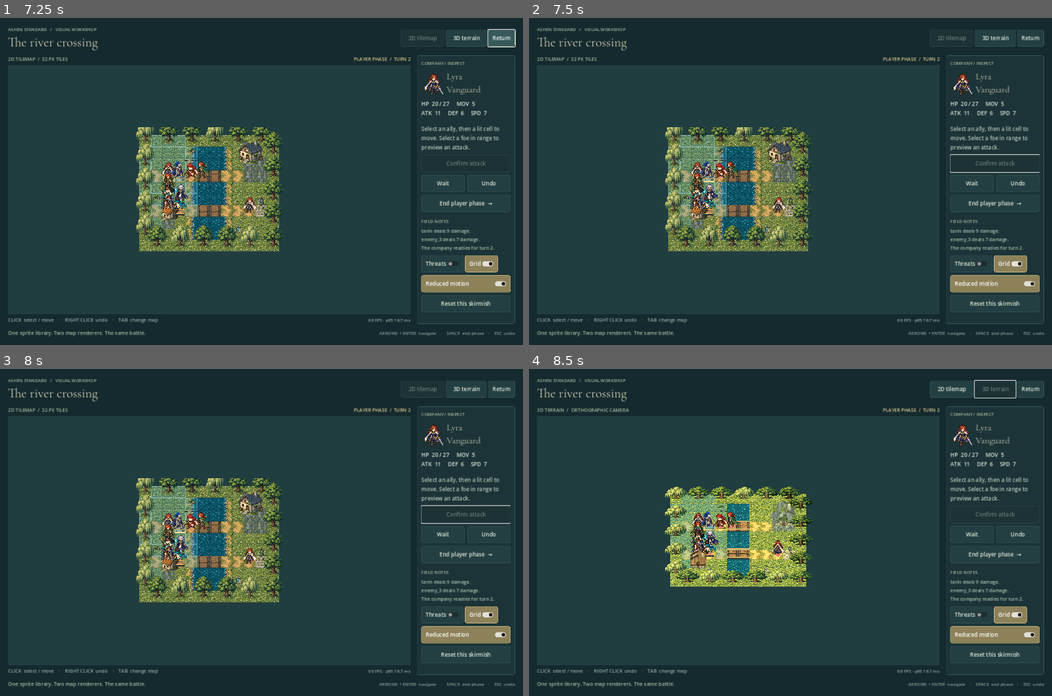
Above: before the commit, frames 1-4 (two rows, left to right).
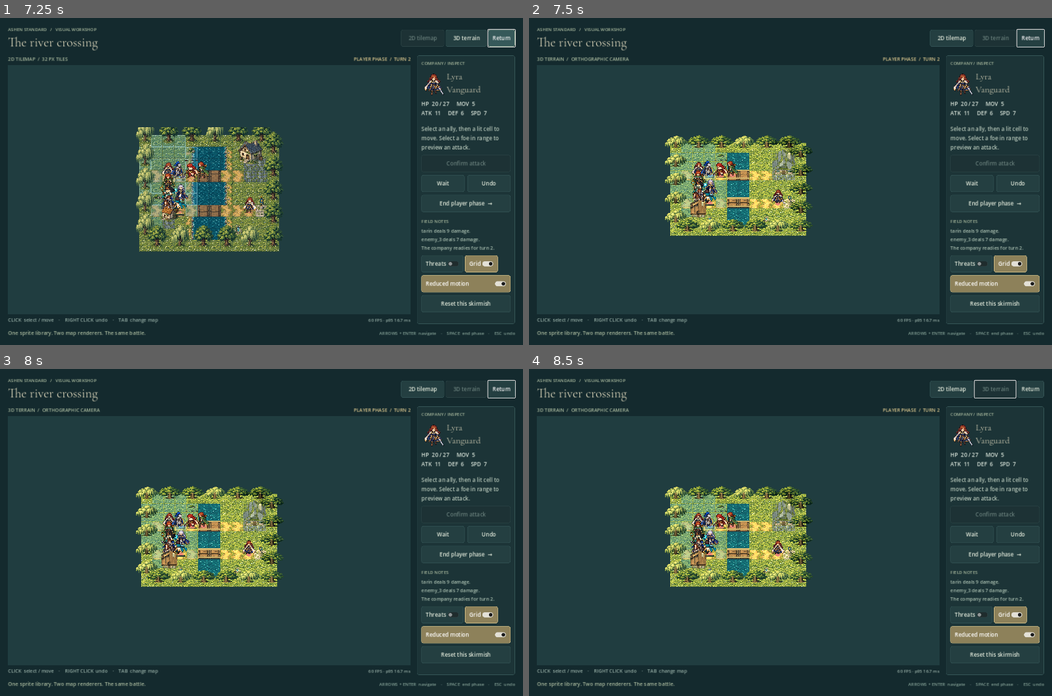
Above: after the commit, the same moments.

Repository: alexrao2000/Poem
Game: Godot game, scene res://main.tscn
The game is run twice, just before and just after one commit, with the same random seed, the same clock (stepped at 60 frames per second) and the same inputs.
Inputs (mouse positions are in pixels of both pictures, inside the frame that each line leads up to):
- Up to frame 1 (7.25 s): click "Visual workshop · 2D / 3D maps" at 0.5 s; click "Wait" at 1.25 s; click "Undo" at 2 s; click "End player phase →" at 2.75 s; click "Threats" at 3.5 s; click "Threats" at 4.25 s; click "Grid" at 5 s; click "Reduced motion" at 5.75 s; click "Return" at 6.5 s
- Up to frame 2 (7.5 s): move the mouse to (905, 165) at 7.27 s; hold Right from 7.28 s (still down); tap Tab at 7.35 s; click (905, 165) at 7.42 s
- Up to frame 3 (8 s): keep holding Right; tap E at 7.55 s
- Up to frame 4 (8.5 s): release Right at 8 s; click (994, 388) at 8 s, where only the run before the commit has a clickable "3D terrain"

Frame 1 is identical in both runs. In frame 2, 9.2% of the frame differs, in the area x 1-99%, y 3-72%; in frame 3, 9.2%; in frame 4, nothing differs.

Commit message:
Verify workshop controls and save map previews

Diff:
--- a/scripts/visual_lab.gd
+++ b/scripts/visual_lab.gd
@@ -191,7 +191,7 @@
 		unit_stats.text="HP  %d / %d     MOV  %d\nATK  %d     DEF  %d     SPD  %d"%[unit.hp,unit.max_hp,unit.move,game.attack_power(unit),unit.defense,game.attack_speed(unit)]
 		portrait.texture=catalog.frame_texture("unit."+Map2D.JOB_VISUAL.get(unit.job,"vanguard"),0)
 	else:unit_title.text="Choose a unit";unit_stats.text="Six allies at the river crossing.";portrait.texture=null
-	var can_attack=unit!=null and other!=null and game.can_attack(unit,other)
+	var can_attack=unit!=null and unit.team=="player" and game.can_act(unit) and other!=null and game.can_attack(unit,other)
 	var can_heal=unit!=null and other!=null and game.can_heal(unit,other)
 	detail.text="Select an ally, then a lit cell to move. Select a foe in range to preview an attack."
 	if unit!=null and unit.acted:detail.text="This unit has acted. End the phase to ready the company."
@@ -233,7 +233,7 @@
 func click_cell(cell: Vector2i):
 	if busy or cell.x<0 or game.phase!="player" or not game.result().is_empty():return
 	cursor=cell;var unit=selected();var other=game.at(cell)
-	if unit!=null and other!=null and (game.can_attack(unit,other) or game.can_heal(unit,other)):
+	if unit!=null and unit.team=="player" and game.can_act(unit) and other!=null and (game.can_attack(unit,other) or game.can_heal(unit,other)):
 		if target_id==other.id:confirm_action()
 		else:target_id=other.id;refresh()
 		return
@@ -259,7 +259,7 @@
 func confirm_action():
 	if busy:return
 	var unit=selected();var other=target()
-	if unit==null or other==null:return
+	if unit==null or other==null or unit.team!="player" or not game.can_act(unit):return
 	if game.can_heal(unit,other):
 		var before=other.hp
 		if not game.heal(unit,other):return
@@ -310,6 +310,12 @@
 	if busy:return
 	new_demo();log_lines.clear();var previous=mode;renderer.queue_free();renderer=null
 	result_label.text="One sprite library. Two map renderers. The same battle.";set_mode(previous);message("Skirmish reset. Your campaign save is untouched.")
+
+func _input(event: InputEvent):
+	if event is InputEventKey and event.pressed and not event.echo and event.keycode==KEY_TAB:
+		if busy:renderer.skip_animations()
+		else:set_mode("3d" if mode=="2d" else "2d")
+		get_viewport().set_input_as_handled()
 
 func _unhandled_key_input(event: InputEvent):
 	if not event is InputEventKey or not event.pressed or event.echo:return
@@ -322,7 +328,10 @@
 		if event.keycode==KEY_ENTER:click_cell(cursor)
 		var directions={KEY_LEFT:Vector2i.LEFT,KEY_RIGHT:Vector2i.RIGHT,KEY_UP:Vector2i.UP,KEY_DOWN:Vector2i.DOWN}
 		if directions.has(event.keycode):
-			cursor+=directions[event.keycode];cursor.x=clampi(cursor.x,0,game.board_size().x-1);cursor.y=clampi(cursor.y,0,game.board_size().y-1);refresh()
+			cursor+=directions[event.keycode];cursor.x=clampi(cursor.x,0,game.board_size().x-1);cursor.y=clampi(cursor.y,0,game.board_size().y-1)
+			route.clear();var unit=selected()
+			if unit!=null and unit.team=="player" and not unit.acted and not unit.moved:route=game.movement_path(unit,cursor)
+			refresh()
 	get_viewport().set_input_as_handled()
 
 func _process(dt):
--- a/tests/test_visuals.gd
+++ b/tests/test_visuals.gd
@@ -38,6 +38,9 @@
 	assert(lab.stage_area.size.y>350,"Header and footer cannot push the map out of the window")
 	assert(lab.view.get_global_rect().end.y<lab.get_global_rect().end.y,"World view fits within the window")
 	assert(lab.game.units.size()==10 and lab.game.living("player").size()==6)
+	var shortcut=InputEventKey.new();shortcut.pressed=true;shortcut.keycode=KEY_TAB
+	lab.mode_buttons[1].grab_focus();lab._input(shortcut);assert(lab.mode=="3d","Tab changes map even when a UI button has focus")
+	lab._input(shortcut);assert(lab.mode=="2d")
 	var outcomes=[]
 	for mode in ["2d","3d"]:
 		lab.reset_demo();lab.set_mode(mode);await process_frame
@@ -70,6 +73,14 @@
 		assert(unit.acted and not lab.busy)
 		outcomes.append({"units":lab.game.units.duplicate(true),"rng":lab.game.rng.state})
 		assert(not lab.game.can_act(unit),"Resolved action remains spent")
+		var guard=lab.game.living("enemy")[0];guard.x=4;guard.y=4;lab.target_id=guard.id;lab.refresh()
+		assert(lab.action_button.disabled,"Spent units cannot arm another attack")
+		lab.selected_id=guard.id;lab.target_id="";lab.refresh();lab.click_cell(lab.game.pos(unit))
+		assert(lab.selected_id==unit.id,"Inspecting an enemy does not stop selection of an adjacent ally")
+		var actor=lab.renderer.actors[unit.id];var home=actor.position
+		lab.renderer.play_action(unit.id,guard.id);await create_timer(.05).timeout;lab.renderer.skip_animations();await process_frame
+		assert(actor.position==home,"Skipping an action cancels its cosmetic lunge")
+		await create_timer(.3).timeout;assert(actor.position==home,"No old tween moves the actor after a skip")
 		lab.reset_demo();lab.set_mode(mode);await process_frame
 		var healer=lab.game.units.filter(func(u):return u.id=="ivo")[0];var patient=lab.game.units[0]
 		var archer=lab.game.units.filter(func(u):return u.id=="sera")[0];archer.x=1;archer.y=4
Binary file added: visuals/previews/2d-map.png
Not shown, added: visuals/previews/2d-map.png.import
Binary file added: visuals/previews/3d-map.png
Not shown, added: visuals/previews/3d-map.png.import
Not shown, changed: DEVELOPMENT.md
Not shown, changed: visuals/README.md
